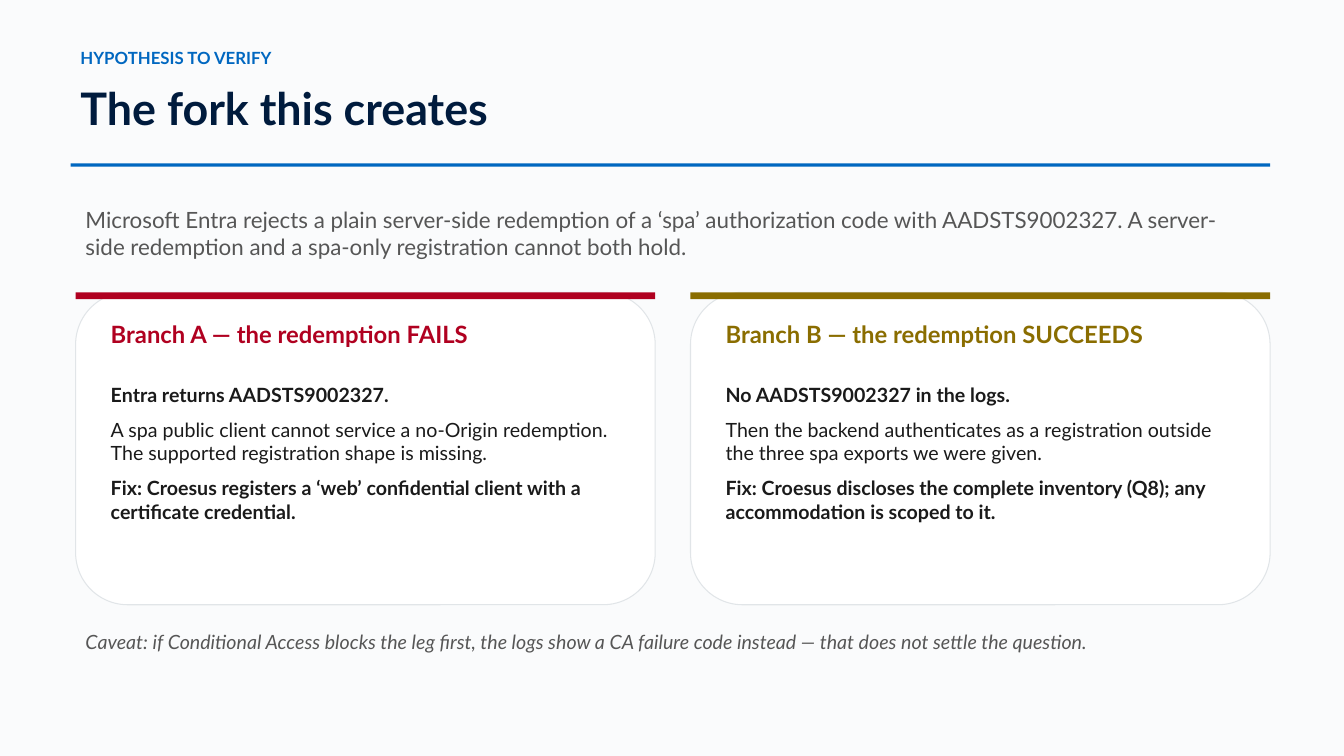
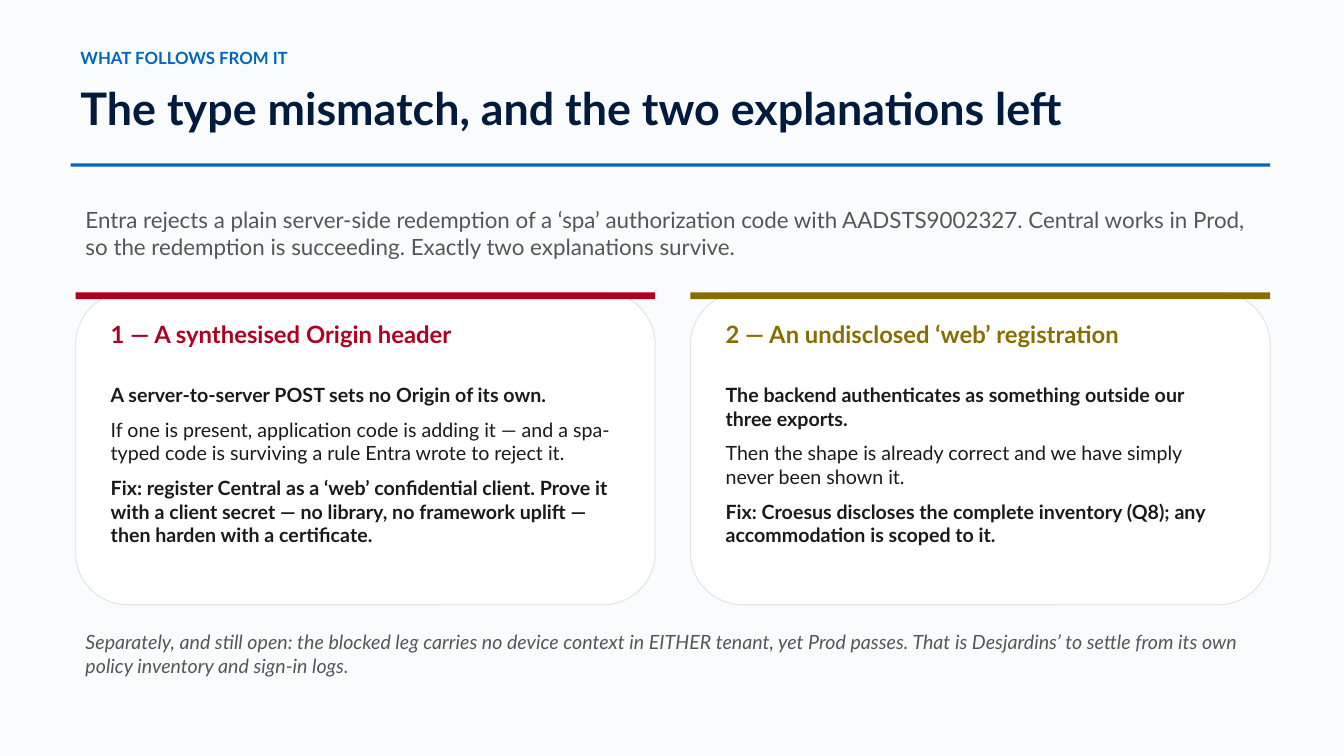
Before and after one commit to devopsabcs-engineering/croesus, a slide deck: slide 6 of docs/deck/croesus-session-deck.pptx. Drawn at 1344x756 pixels with LibreOffice and Linux fonts; fonts in the diff are those of the drawing. Boxes give left, top, right and bottom in pixels: in the first picture for what was removed or moved away, otherwise in the second. Text is boxed around its words. In the diff, an @@ line names an element or a change of style, - is before the commit and + after.

Commit message:
Update evidence narrative and registration shape panel with findings from Croesus session
- Revised the evidence narrative to reflect the updated date and key findings from the three-way session with Croesus, emphasizing the type mismatch in application registration.
- Enhanced the RegistrationShapePanel component to clarify the distinction between `spa` and `web` platform registrations, including new findings and implications for GPD Central.
- Added a new document detailing the findings from the three-way session, outlining the current state, open questions, and potential routes for resolution.

```diff
--- a/docs/deck/croesus-session-deck.pptx
+++ b/docs/deck/croesus-session-deck.pptx
@@ text at (x1=80, y1=51, x2=288, y2=64): text changed @@
-HYPOTHESIS TO VERIFY
+WHAT FOLLOWS FROM IT
@@ text at (x1=80, y1=91, x2=1061, y2=133): text changed @@
-The fork this creates
+The type mismatch, and the two explanations left
@@ text at (x1=85, y1=211, x2=1244, y2=259): text changed @@
-Microsoft Entra rejects a plain server-side redemption of a ‘spa’ authorization code with AADSTS9002327. A server-side redemption and a spa-only registration cannot both hold.
+Entra rejects a plain server-side redemption of a ‘spa’ authorization code with AADSTS9002327. Central works in Prod, so the redemption is succeeding. Exactly two explanations survive.
@@ text at (x1=111, y1=325, x2=451, y2=348): text changed @@
-Branch A — the redemption FAILS
+1 — A synthesised Origin header
@@ text at (x1=726, y1=324, x2=1118, y2=348): text changed @@
-Branch B — the redemption SUCCEEDS
+2 — An undisclosed ‘web’ registration
@@ text at (x1=111, y1=387, x2=610, y2=542): text changed @@
-Entra returns AADSTS9002327.
-A spa public client cannot service a no-Origin redemption. The supported registration shape is missing.
-Fix: Croesus registers a ‘web’ confidential client with a certificate credential.
+A server-to-server POST sets no Origin of its own.
+If one is present, application code is adding it — and a spa-typed code is surviving a rule Entra wrote to reject it.
+Fix: register Central as a ‘web’ confidential client. Prove it with a client secret — no library, no framework uplift — then harden with a certificate.
@@ text at (x1=726, y1=387, x2=1185, y2=484): text changed @@
-No AADSTS9002327 in the logs.
-Then the backend authenticates as a registration outside the three spa exports we were given.
+The backend authenticates as something outside our three exports.
+Then the shape is already correct and we have simply never been shown it.
@@ text at (x1=85, y1=634, x2=1237, y2=677): text changed @@
-Caveat: if Conditional Access blocks the leg first, the logs show a CA failure code instead — that does not settle the question.
+Separately, and still open: the blocked leg carries no device context in EITHER tenant, yet Prod passes. That is Desjardins’ to settle from its own policy inventory and sign-in logs.
```
Also in this commit, not shown: 10 other slides changed, 8 other files.
